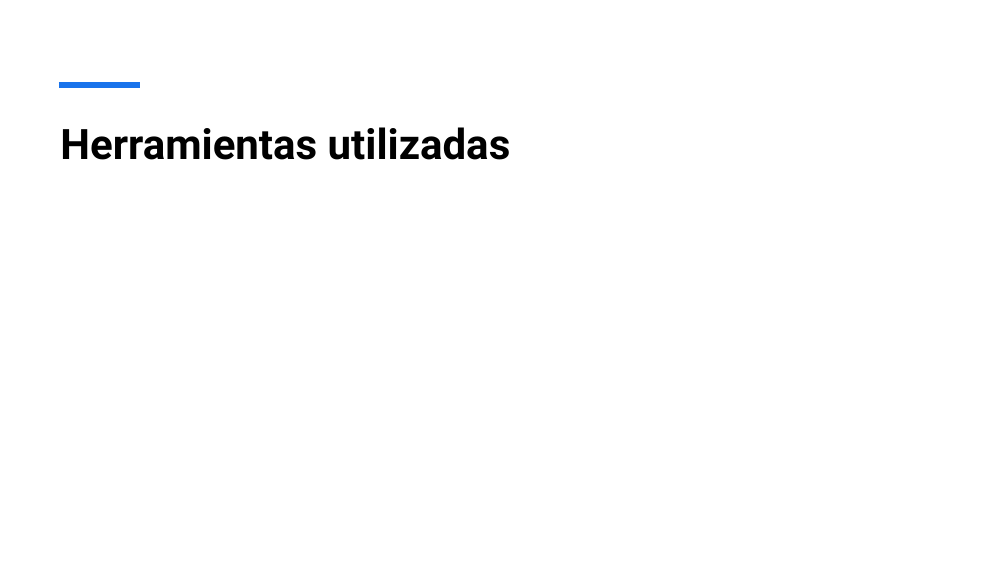
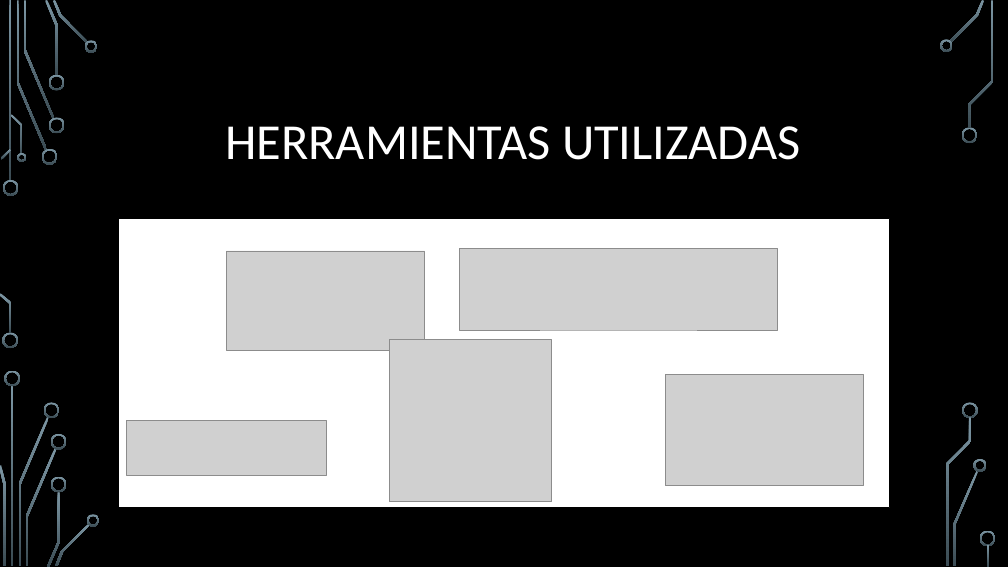
Before and after one commit to ManelDiaz/Reto_Envio, a slide deck: slide 7 of RETO 2 Envío de datos.pptx. Drawn at 1008x567 pixels with LibreOffice and Linux fonts; fonts in the diff are those of the drawing; grey boxes stand for pictures; background and template pictures are left out. Boxes give left, top, right and bottom in pixels: in the first picture for what was removed or moved away, otherwise in the second. Text is boxed around its words. In the diff, an @@ line names an element or a change of style, - is before the commit and + after.

```diff
--- a/RETO 2 Envío de datos.pptx
+++ b/RETO 2 Envío de datos.pptx
@@ background #FFFFFF to picture (left out) @@
@@ line removed from (59, 85) to (140, 85) @@
@@ title "HERRAMIENTAS UTILIZADAS" at [225,126,800,160]: vertical alignment top to bottom @@
@@ title at [225,126,800,160]: text changed; size 40 to 48 pt; font Roboto to Calibri; text colour #000000 to #FFFFFF; bold off @@
-Herramientas utilizadas
+HERRAMIENTAS UTILIZADAS
@@ rectangle added at [118,219,890,508], fill #FFFFFF, outline #000000 1.25 pt @@
@@ picture added at [226,251,424,350] @@
@@ picture added at [460,248,778,330] @@
@@ picture added at [389,340,552,502] @@
@@ picture added at [665,374,864,486] @@
@@ picture added at [126,420,326,475] @@
@@ group added at [0,0,996,567]: 33 freeform shapes, 3 rectangles @@
```
Also in this commit, not shown: 5 other slides changed, 2 slides added, 1 slide removed.
